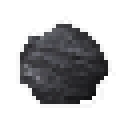
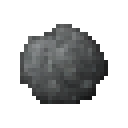
The second 128 x 128 image is a revision of the first. Changes to its layers:
hid "Slate" over [16, 16, 116, 108]
showed "Andesite" over [16, 16, 116, 108]
added layer "Layer 3" above "Layer 0" over [20, 24, 108, 104]
painted on "Layer 0", masked it over [16, 16, 116, 108]
